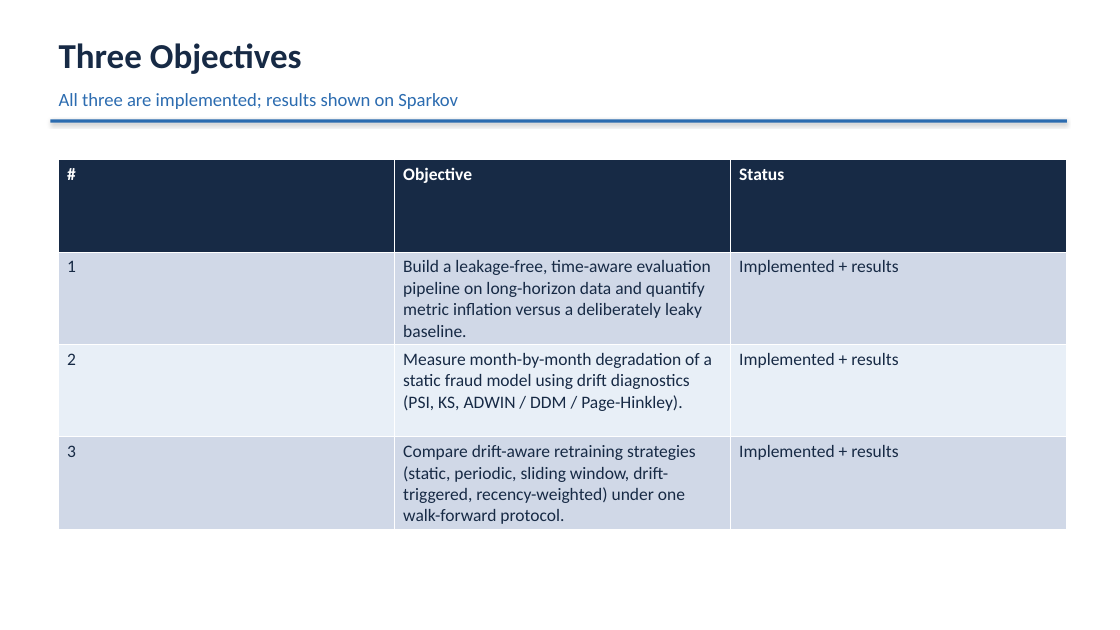
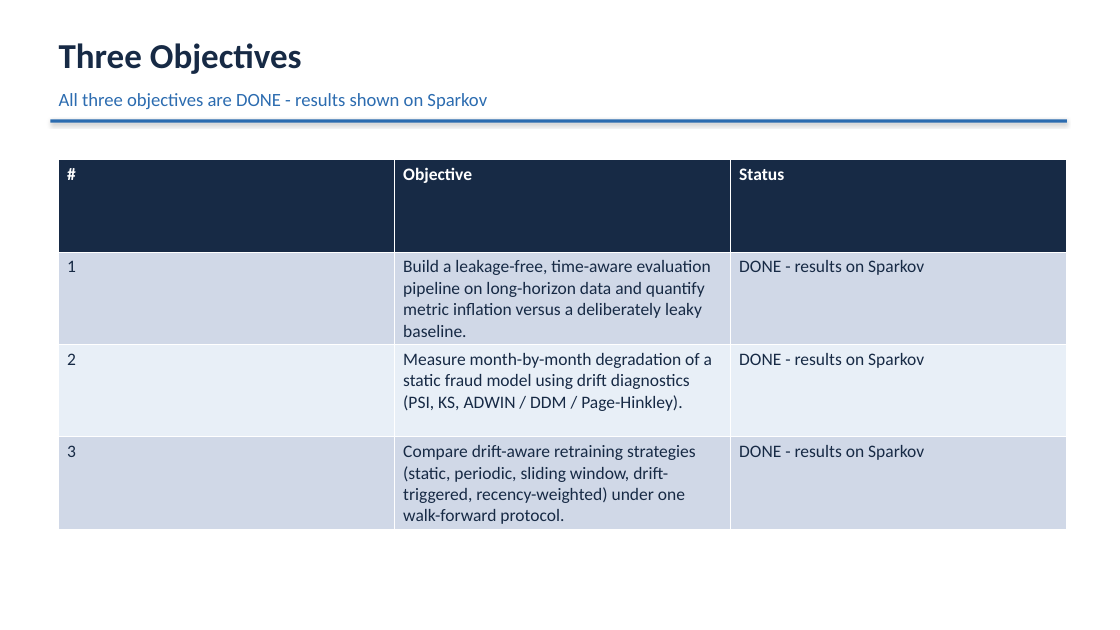
Before and after one commit to Samakshg11/fraud-drift-detection, a slide deck: slide 3 of docs/project_presentation.pptx. Drawn at 1120x630 pixels with LibreOffice and Linux fonts; fonts in the diff are those of the drawing. Boxes give left, top, right and bottom in pixels: in the first picture for what was removed or moved away, otherwise in the second. Text is boxed around its words. In the diff, an @@ line names an element or a change of style, - is before the commit and + after.

Commit message:
docs: mark all three objectives DONE on presentation slides

```diff
--- a/docs/project_presentation.pptx
+++ b/docs/project_presentation.pptx
@@ text at [59,93,487,109]: text changed @@
-All three are implemented; results shown on Sparkov
+All three objectives are DONE - results shown on Sparkov
@@ table at [59,160,1067,529] @@
-row 2, column 3: Implemented + results
+row 2, column 3: DONE - results on Sparkov
-row 3, column 3: Implemented + results
+row 3, column 3: DONE - results on Sparkov
-row 4, column 3: Implemented + results
+row 4, column 3: DONE - results on Sparkov
```
Also in this commit, not shown: 4 other files.
